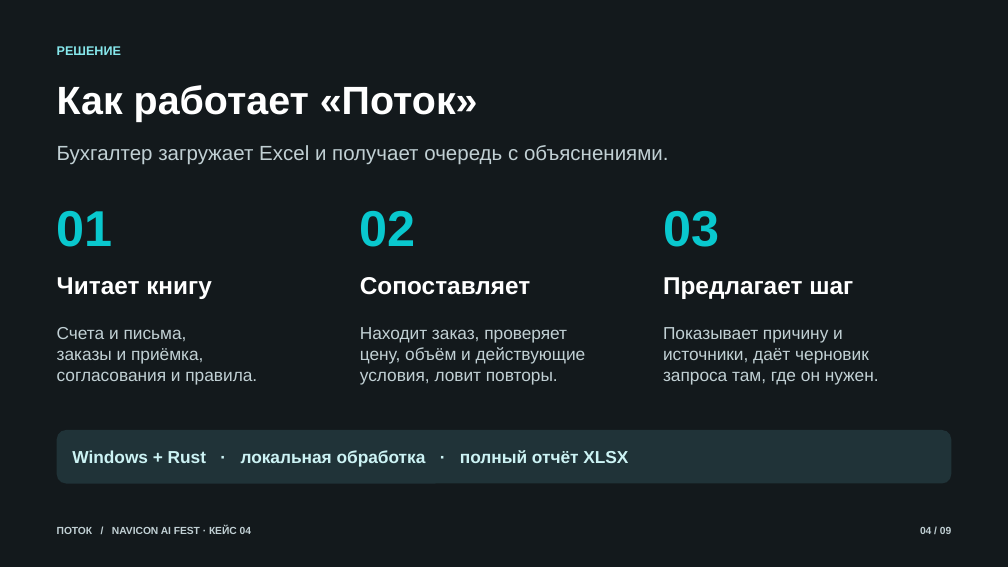
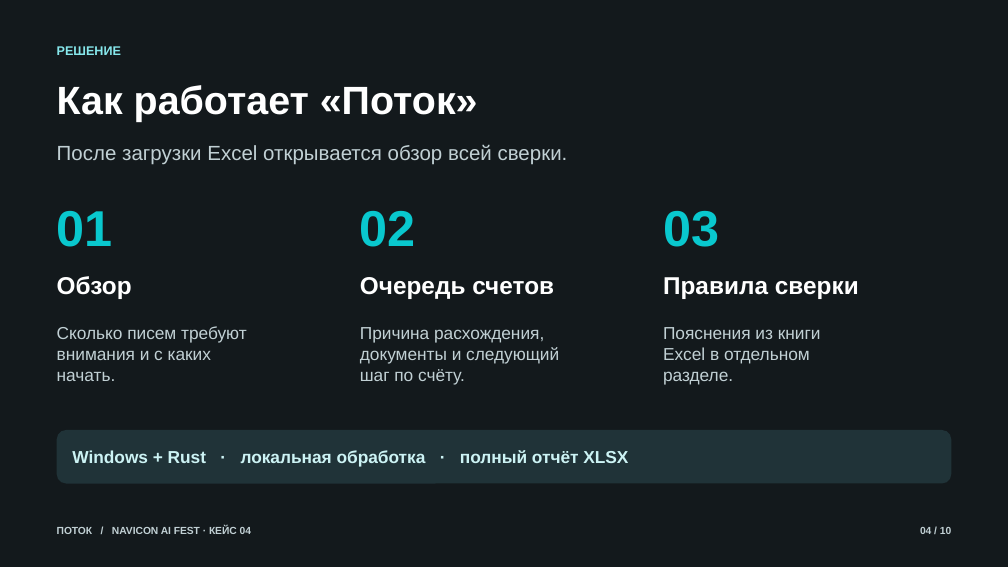
Before and after one commit to whiterli/ai-fest-pilot, a slide deck: slide 4 of Potok-Navicon-AI-Fest.pptx. Drawn at 1008x567 pixels with LibreOffice and Linux fonts; fonts in the diff are those of the drawing. Boxes give left, top, right and bottom in pixels: in the first picture for what was removed or moved away, otherwise in the second. Text is boxed around its words. In the diff, an @@ line names an element or a change of style, - is before the commit and + after.

```diff
--- a/Potok-Navicon-AI-Fest.pptx
+++ b/Potok-Navicon-AI-Fest.pptx
@@ text at [57, 145, 568, 165]: text changed @@
-Бухгалтер загружает Excel и получает очередь с объяснениями.
+После загрузки Excel открывается обзор всей сверки.
@@ text at [57, 276, 132, 299]: text changed @@
-Читает книгу
+Обзор
@@ text at [360, 277, 554, 299]: text changed @@
-Сопоставляет
+Очередь счетов
@@ text at [663, 277, 859, 299]: text changed @@
-Предлагает шаг
+Правила сверки
@@ text at [57, 326, 247, 381]: text changed @@
-Счета и письма,
-заказы и приёмка,
-согласования и правила.
+Сколько писем требуют
+внимания и с каких
+начать.
@@ text at [360, 327, 559, 385]: text changed @@
-Находит заказ, проверяет
-цену, объём и действующие
-условия, ловит повторы.
+Причина расхождения,
+документы и следующий
+шаг по счёту.
@@ text at [663, 327, 821, 385]: text changed @@
-Показывает причину и
-источники, даёт черновик
-запроса там, где он нужен.
+Пояснения из книги
+Excel в отдельном
+разделе.
@@ text at [920, 527, 951, 534]: text changed @@
-04 / 09
+04 / 10
```
Also in this commit, not shown: 8 other slides changed.
